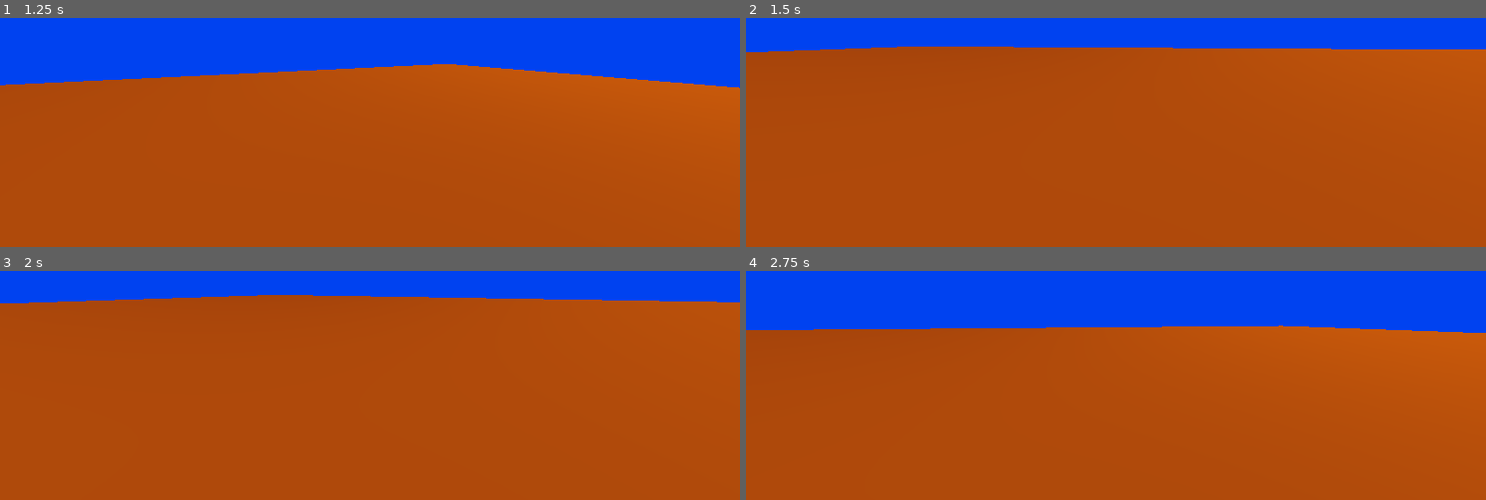
Above: before the commit, frames 1-4 (two rows, left to right).
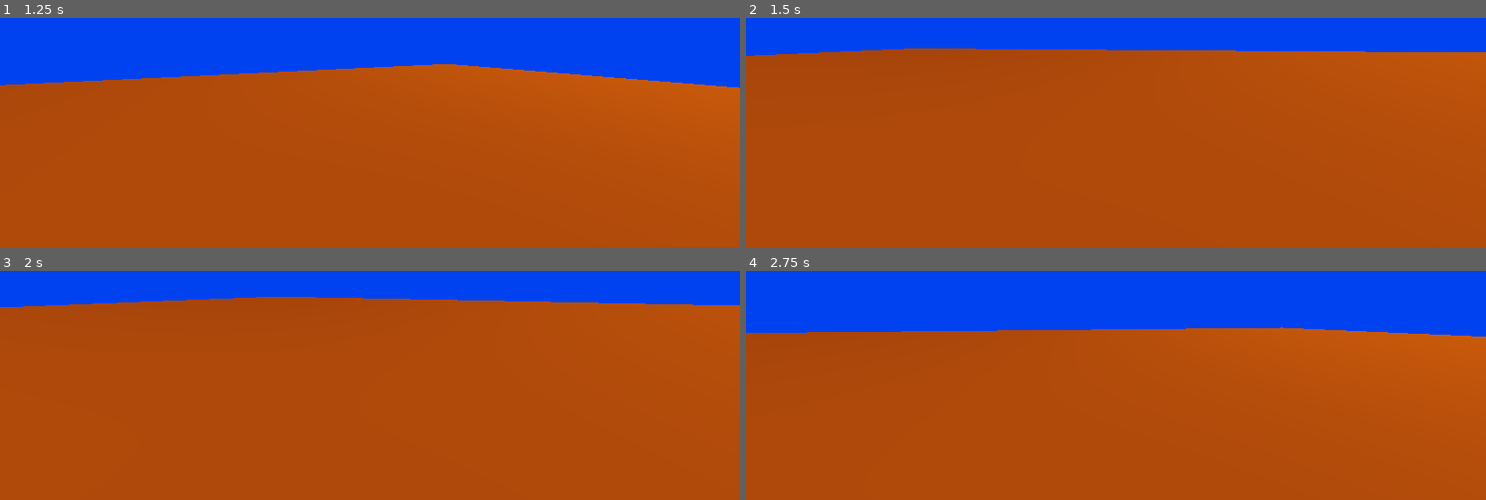
Above: after the commit, the same moments.

Repository: zserzzzz/FIRST-3D-GAME
Game: Godot game, scene res://Scenes/MAIN/main.tscn
The game is run twice, just before and just after one commit, with the same random seed, the same clock (stepped at 60 frames per second) and the same inputs. The engine's default icon, where the game draws it, is replaced by a stand-in: a white triangle on a blue panel in a dark square.
Inputs (mouse positions are in pixels of both pictures, inside the frame that each line leads up to):
- Up to frame 1 (1.25 s): move the mouse to (407, 38) at 0.52 s; tap A (a) at 0.6 s; tap D (d) at 0.8 s
- Up to frame 2 (1.5 s): move the mouse to (1079, 40) at 1.27 s; tap D (d) at 1.35 s
- Up to frame 3 (2 s): tap S (s) at 1.55 s
- Up to frame 4 (2.75 s): tap Enter at 2 s; move the mouse to (1130, 284) at 2.02 s; tap S (s) at 2.1 s; tap A (a) at 2.3 s

Frame 1 is identical in both runs. In frame 2, 1.1% of the frame differs, in the area x 0-100%, y 12-17%; in frame 3, 1.1%, in the area x 0-100%, y 10-16%; in frame 4, 1.1%.

Commit message:
fixed hitboxes working on crouch detectionc
when uncrouching w something above you you get lodged in it gonna fix this w raycast3d

Diff:
--- a/Assets/characters/Hitboxes/character_crouching.tres
+++ b/Assets/characters/Hitboxes/character_crouching.tres
@@ -1,4 +1,5 @@
 [gd_resource type="CapsuleShape3D" format=3 uid="uid://dwg6ttmyhuph6"]
 
 [resource]
-height = 1.0
+radius = 0.3
+height = 0.6
--- a/Assets/characters/Hitboxes/character_standing.tres
+++ b/Assets/characters/Hitboxes/character_standing.tres
@@ -1,3 +1,4 @@
 [gd_resource type="CapsuleShape3D" format=3 uid="uid://bj8j8mw0w8su5"]
 
 [resource]
+height = 3.0
--- a/Scenes/Character/character.tscn
+++ b/Scenes/Character/character.tscn
@@ -17,13 +17,10 @@
 [node name="Model" parent="." instance=ExtResource("2_isa4f")]
 transform = Transform3D(-0.7, 0, 6.11959e-08, 0, 0.7, 0, -6.11959e-08, 0, -0.7, 0, -1, 0)
 
-[node name="leg-left" parent="Model/character-d/root" index="0"]
-visible = false
-
-[node name="leg-right" parent="Model/character-d/root" index="1"]
-visible = false
-
 [node name="head" parent="Model/character-d/root/torso" index="2"]
 visible = false
 
+[node name="RayCast3D" type="RayCast3D" parent="."]
+target_position = Vector3(0, 2, 0)
+
 [editable path="Model"]
--- a/Scenes/MAIN/main.tscn
+++ b/Scenes/MAIN/main.tscn
@@ -110,5 +110,6 @@
 cell_size = Vector3(1, 1, 1)
 bake_navigation = true
 data = {
-"cells": PackedInt32Array(1, 8, 0, 2, 8, 0, 3, 8, 0, 4, 8, 0 …(267 unchanged characters)… 0, 9, 7, 0, 10, 7, 0, 12, 8, 0, 12, 9, 0)
+"cells": PackedInt32Array(1, 8, 0, 2, 8, 0, 3, 8, 0, 4, 8, 0 …(267 unchanged characters)… 0, 9, 7, 0, 10, 7, 0, 12, 8, 0, 12, 9, 0, 65548, 8, 1441792, 65548, 6, 1441792, 65547, 6, 1441792, 65546, 6, 1441792, 65545, 6, 1441792, 65544, 6, 1441792, 65547, 8, 1441792, 65546, 8, 1441792, 65545, 8, 1441792, 65544, 8, 1441792, 131084, 6, 1441792, 131084, 7, 1441792, 131084, 8, 1441792, 131083, 8, 1441792, 131082, 8, 1441792, 131081, 8, 1441792, 131080, 8, 1441792, 131080, 7, 1441792, 131080, 6, 1441792, 131081, 6, 1441792, 131082, 6, 1441792, 131083, 6, 1441792)
 }
+metadata/_editor_floor_ = Vector3(0, 2, 0)
